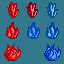
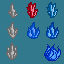
Revision of a layered 64px x 64px image; what changed, layer by layer:
added layer "Grayscale 1" above "Grayscale 2" over [8, 3, 18, 18]
added layer "Grayscale 2" above "Grayscale 3" over [7, 22, 18, 49]
added layer "Grayscale 3" above "Layer 3 copy 3" over [6, 42, 18, 60]
added layer "Layer 3 copy 3" above "Layer 5" over [8, 3, 18, 18]
moved "Layer 5" above "Layer 6", painted on it over [6, 22, 19, 49]
added layer "Layer 6" above "Layer 3" over [6, 42, 18, 60]
hid "Layer 3" over [7, 2, 19, 18]
hid "Layer 2" over [4, 44, 21, 61]
